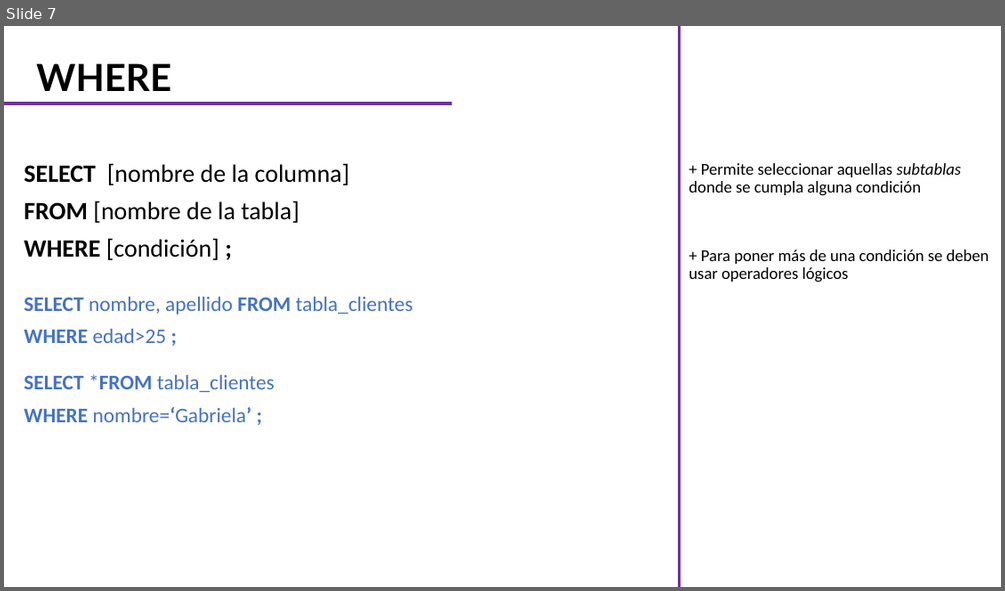
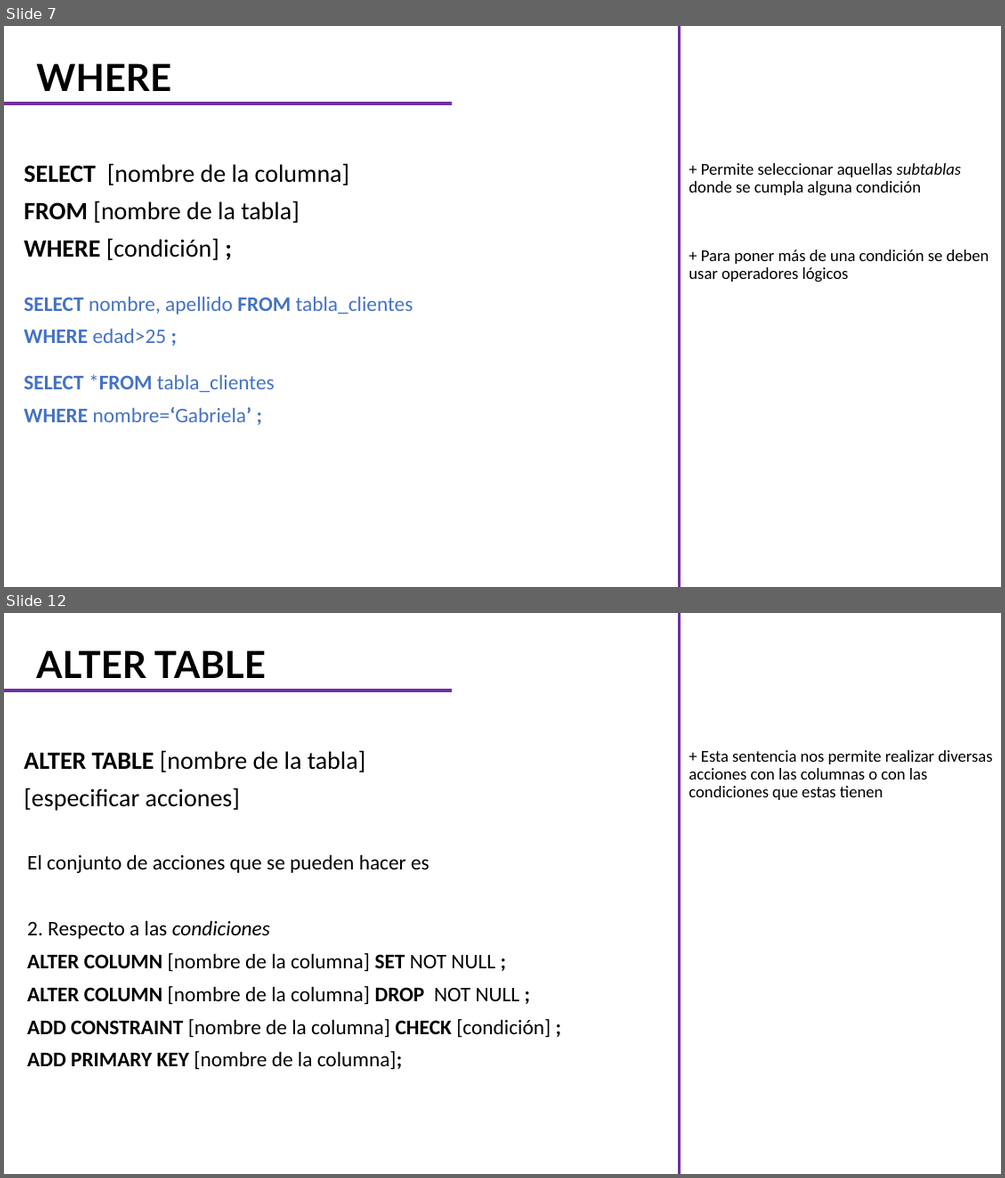
Before and after one commit to CarlosCamposs/Curso-AABD_SQL, a slide deck: Curso AABD-SQL (Notas).pptx. Shown one above the other, each under a label of ours: slide 7 before the commit, slides 7 and 12 after it; the slides between them are not shown. The pictures are 1005x591 and 1005x1178 pixels, drawn with LibreOffice and Linux fonts; fonts in the diff are those of the drawing. Boxes give left, top, right and bottom in pixels: in the first picture for what was removed or moved away, otherwise in the second. Text is boxed around its words. In the diff, an @@ line names an element or a change of style, - is before the commit and + after.

```diff
--- a/Curso AABD-SQL (Notas).pptx
+++ b/Curso AABD-SQL (Notas).pptx
@@ slide 12 added at bbox=[4, 613, 1001, 1174], background #FFFFFF @@
@@ line added from (680, 1174) to (680, 613), #7030A0 3 pt @@
@@ title added at bbox=[36, 650, 266, 678], 36 pt, text #000000, bold @@
+ALTER TABLE
@@ line added from (4, 690) to (451, 690), #7030A0 3 pt @@
@@ subtitle added at bbox=[24, 750, 366, 811], 24 pt, text #000000 @@
+ALTER TABLE [nombre de la tabla]
+[especificar acciones]
@@ text added at bbox=[688, 750, 992, 800], 16 pt, text #000000 @@
++ Esta sentencia nos permite realizar diversas acciones con las columnas o con las condiciones que estas tienen
@@ text added at bbox=[27, 854, 550, 1070], 20 pt, text #000000 @@
+El conjunto de acciones que se pueden hacer es
+2. Respecto a las condiciones
+ALTER COLUMN [nombre de la columna] SET NOT NULL ;
+ALTER COLUMN [nombre de la columna] DROP NOT NULL ;
+ADD CONSTRAINT [nombre de la columna] CHECK [condición] ;
+ADD PRIMARY KEY [nombre de la columna];
```
Also in this commit, not shown: 5 other slides added.
